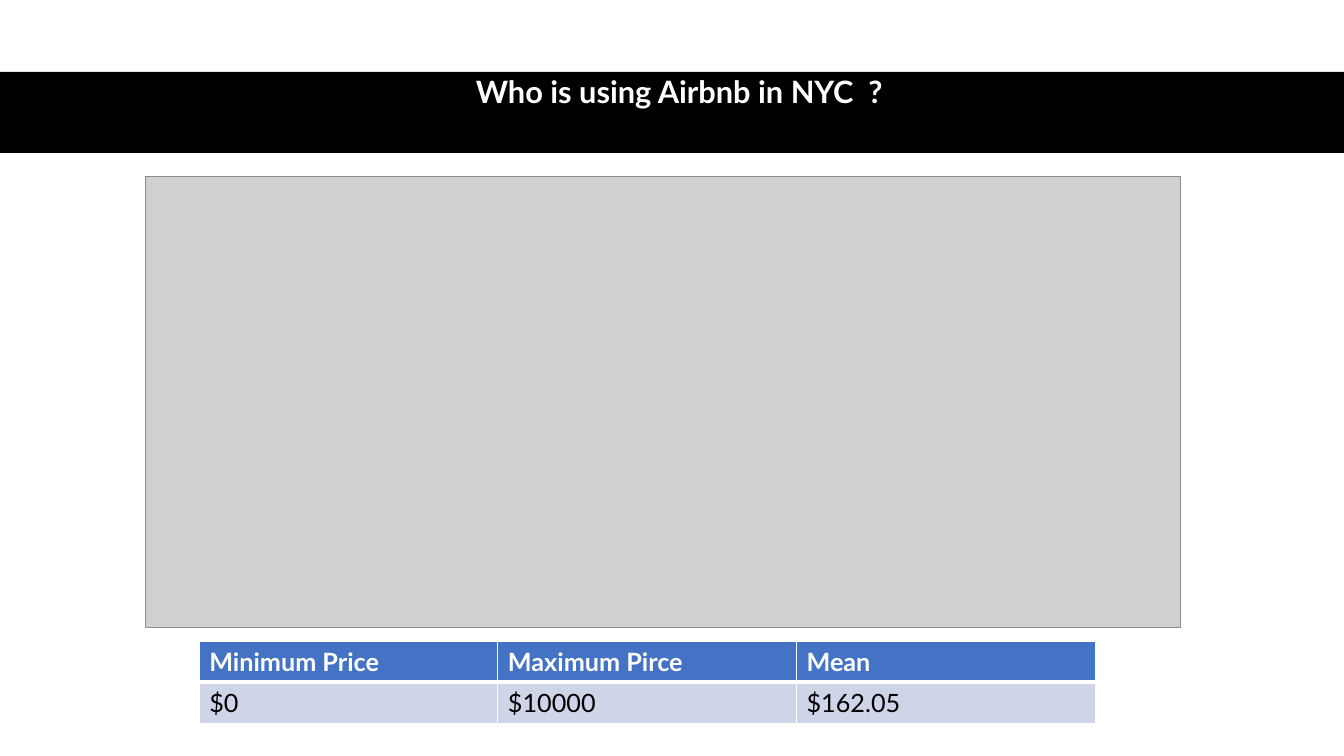
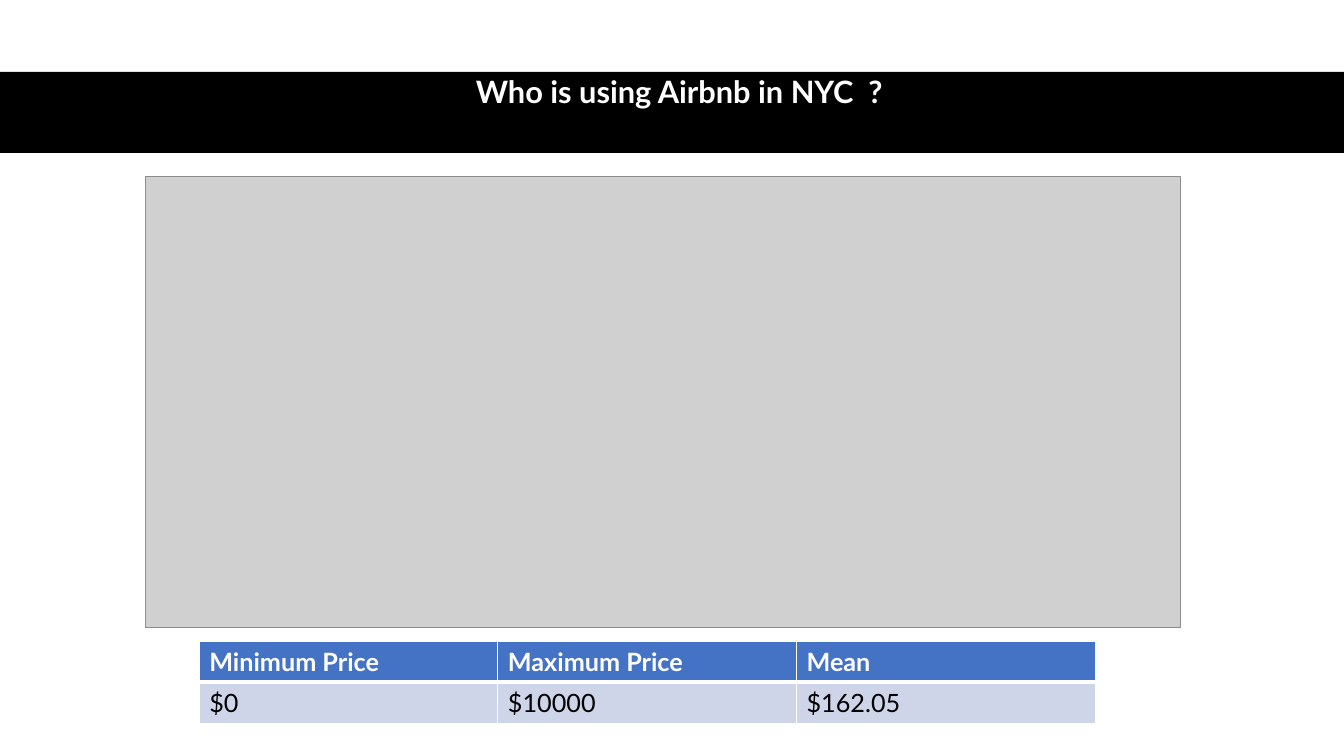
Before and after one commit to hayden4davey/Project1-Group2, a slide deck: slide 6 of Airbnb PPT.pptx (slide 4 before the commit). Drawn at 1344x756 pixels with LibreOffice and Linux fonts; fonts in the diff are those of the drawing; grey boxes stand for pictures. Boxes give left, top, right and bottom in pixels: in the first picture for what was removed or moved away, otherwise in the second. Text is boxed around its words. In the diff, an @@ line names an element or a change of style, - is before the commit and + after.

```diff
--- a/Airbnb PPT.pptx
+++ b/Airbnb PPT.pptx
@@ table at (x1=200, y1=641, x2=1095, y2=723) @@
-row 1, column 2: Maximum Pirce
+row 1, column 2: Maximum Price
```
Also in this commit, not shown: 1 other slide changed, 12 slides added, 1 slide removed, 2 other files.
